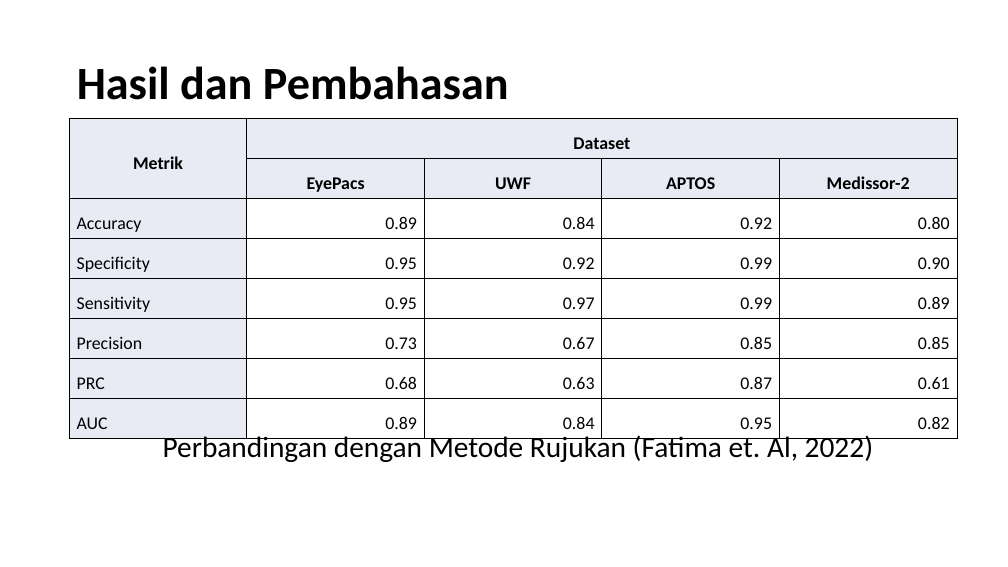
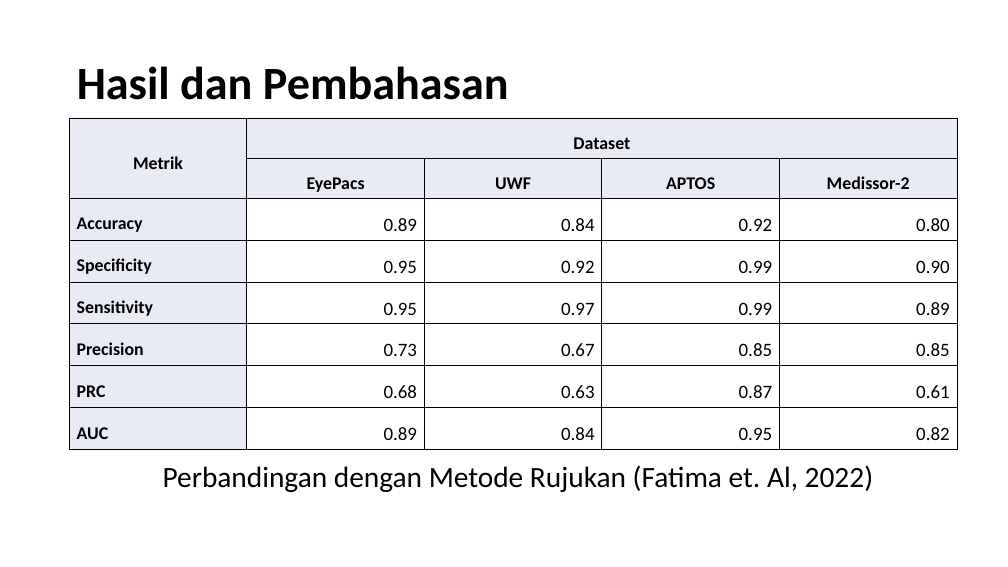
Before and after one commit to ruman1609/final_project_kecerdasan_komputasi, a slide deck: slide 16 of Report/FPv1.pptx. Drawn at 1008x567 pixels with LibreOffice and Linux fonts; fonts in the diff are those of the drawing; background and template pictures are left out. Boxes give left, top, right and bottom in pixels: in the first picture for what was removed or moved away, otherwise in the second. Text is boxed around its words. In the diff, an @@ line names an element or a change of style, - is before the commit and + after.

Commit message:
Update Report, PPT dan menambahkan Paper Rujukan

```diff
--- a/Report/FPv1.pptx
+++ b/Report/FPv1.pptx
@@ table at [70,118,958,444] @@
@@ bold on in "Accuracy", "Specificity", "Sensitivity", "Precision" and 2 more places @@
@@ size 17 to 18 pt in "0.89", "0.84", "0.92", "0.80" and 20 more places @@
@@ text "Perbandingan dengan Metode Rujukan (Fatima ...": place and size @@
-text "Perbandingan dengan Metode Rujukan (Fatima ..." at [163,432,873,462]
+text "Perbandingan dengan Metode Rujukan (Fatima ..." at [163,465,873,492]
```
Also in this commit, not shown: 4 other slides changed, 8 other files.
